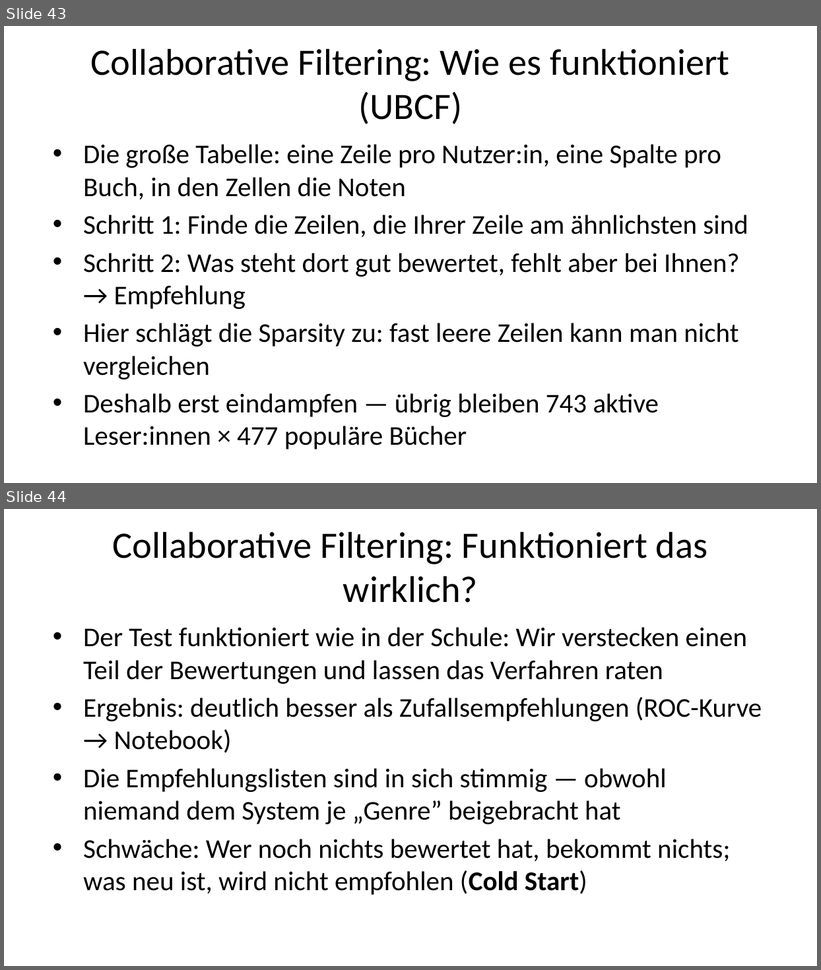
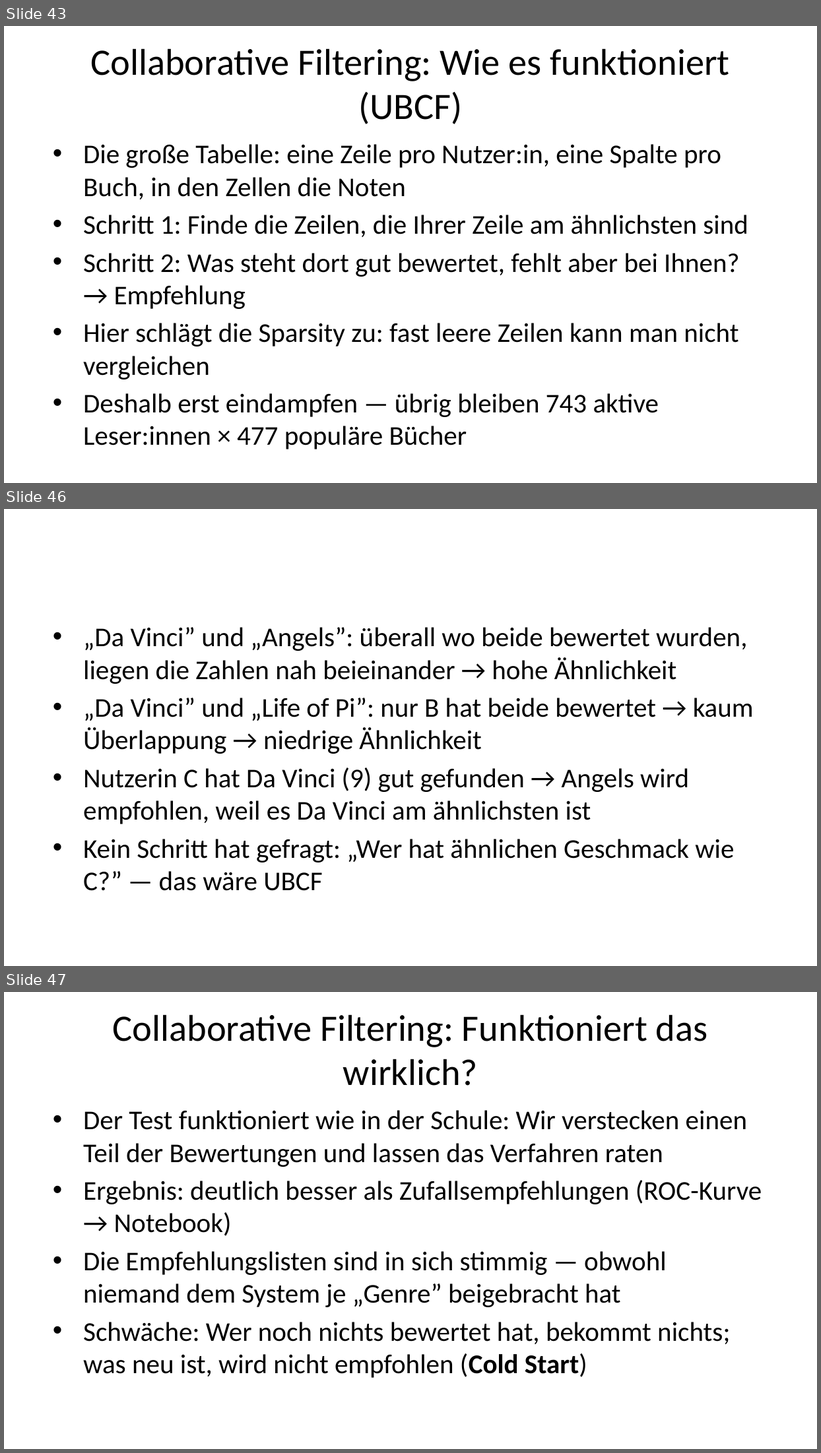
Before and after one commit to daswesen/2026-hu-berlin-data-mining, a slide deck: Konsultation_IBI_Deck.pptx. Shown one above the other, each under a label of ours: slides 43 and 44 before the commit, slides 43, 46 and 47 after it; the slides between them are not shown. The pictures are 821x970 and 821x1453 pixels, drawn with LibreOffice and Linux fonts; fonts in the diff are those of the drawing. Boxes give left, top, right and bottom in pixels: in the first picture for what was removed or moved away, otherwise in the second. Text is boxed around its words. In the diff, an @@ line names an element or a change of style, - is before the commit and + after.

```diff
--- a/Konsultation_IBI_Deck.pptx
+++ b/Konsultation_IBI_Deck.pptx
@@ slide 46 added at (4, 509, 817, 966), background #FFFFFF @@
@@ text added at (83, 627, 754, 891), 24 pt, text #000000 @@
+• „Da Vinci” und „Angels”: überall wo beide bewertet wurden, liegen die Zahlen nah beieinander → hohe Ähnlichkeit
+• „Da Vinci” und „Life of Pi”: nur B hat beide bewertet → kaum Überlappung → niedrige Ähnlichkeit
+• Nutzerin C hat Da Vinci (9) gut gefunden → Angels wird empfohlen, weil es Da Vinci am ähnlichsten ist
+• Kein Schritt hat gefragt: „Wer hat ähnlichen Geschmack wie C?” — das wäre UBCF
@@ what was slide 44 is now slide 47 @@
```
Also in this commit, not shown: 7 slides changed, 2 other slides added, 2 other files.
